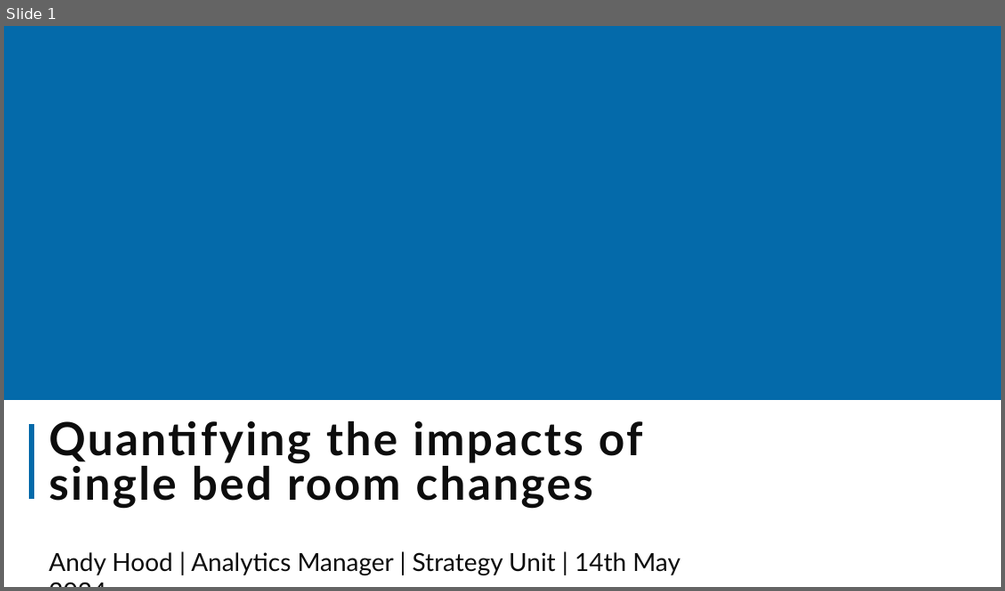
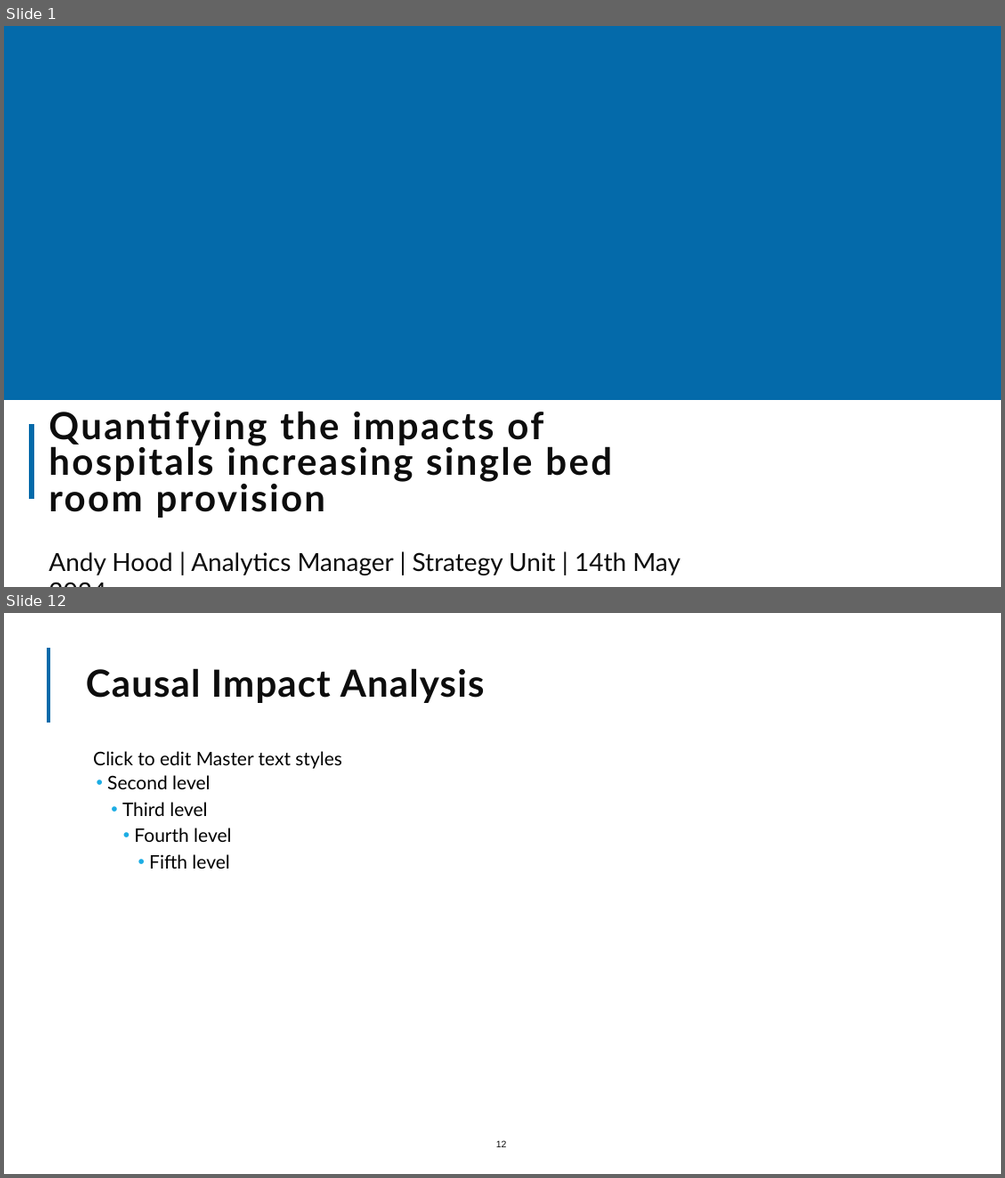
Before and after one commit to The-Strategy-Unit/nhp_sbr_impacts, a slide deck: NHP_SBR impacts_2024.pptx. Shown one above the other, each under a label of ours: slide 1 before the commit, slides 1 and 12 after it; the slides between them are not shown. The pictures are 1005x591 and 1005x1178 pixels, drawn with LibreOffice and Linux fonts; fonts in the diff are those of the drawing; background and template pictures are left out. Boxes give left, top, right and bottom in pixels: in the first picture for what was removed or moved away, otherwise in the second. Text is boxed around its words. In the diff, an @@ line names an element or a change of style, - is before the commit and + after.

```diff
--- a/NHP_SBR impacts_2024.pptx
+++ b/NHP_SBR impacts_2024.pptx
@@ slide 12 added at [4, 613, 1001, 1174], background picture (left out) @@
@@ rectangle added at [807, 633, 974, 755], fill #FFFFFF, outline #FFFFFF 1.25 pt @@
@@ line added from (48, 723) to (48, 648), #046AAA 3.5 pt @@
@@ title added at [86, 668, 485, 703], 36 pt, text #0D0D0D, bold @@
+Causal Impact Analysis
@@ text added at [93, 751, 342, 868], 18 pt, text #000000 @@
+  Click to edit Master text styles
+  • Second level
+    • Third level
+      • Fourth level
+        • Fifth level
@@ page number added at [496, 1140, 507, 1147], 9 pt, text #0D0D0D @@
+12
@@ slide 1 changed as well @@
@@ title at [48, 410, 612, 517]: text changed; size 44 to 36 pt @@
-Quantifying the impacts of single bed room changes
+Quantifying the impacts of hospitals increasing single bed room provision
```
Also in this commit, not shown: 12 other slides added, 1 slide removed, 2 other files.
